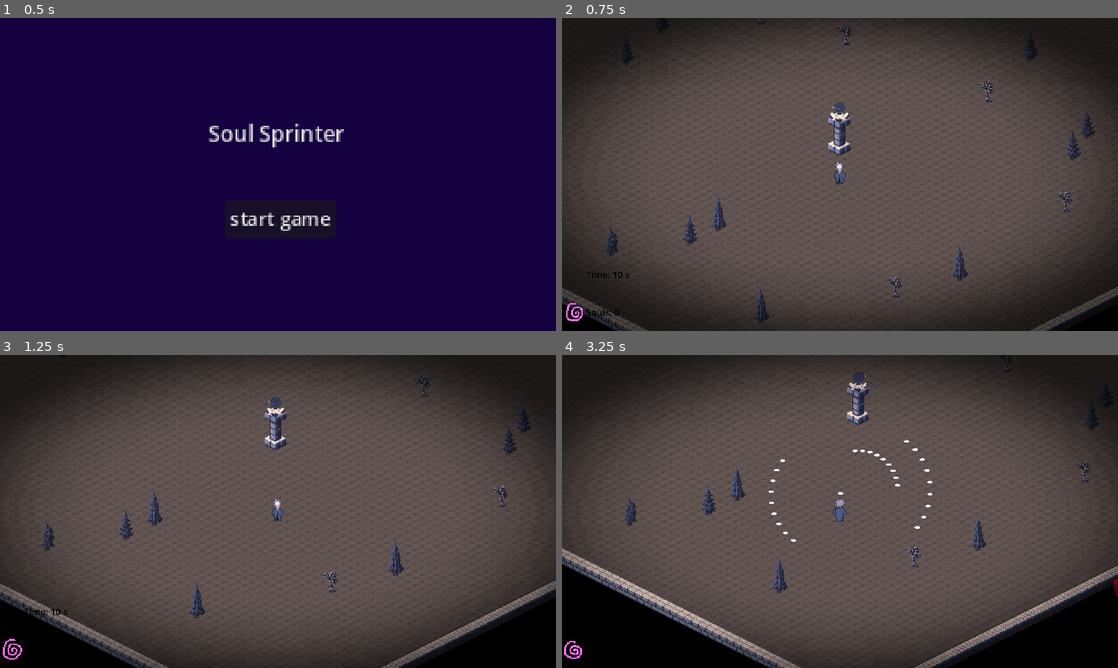
Above: before the commit, frames 1-4 (two rows, left to right).
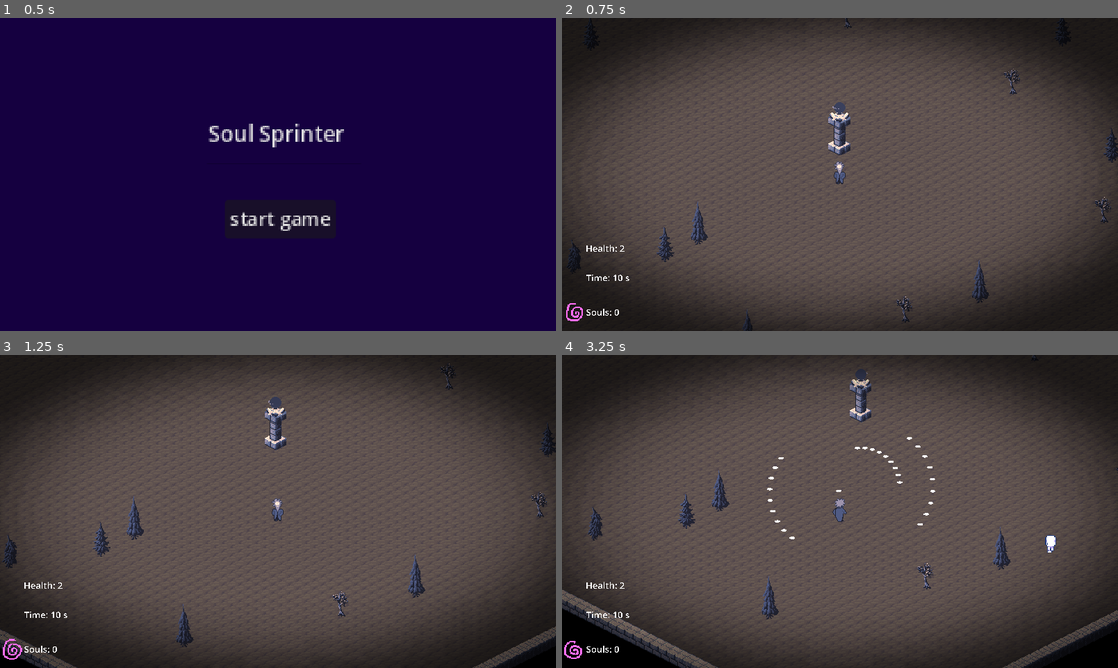
Above: after the commit, the same moments.

Repository: kedrickfudala/NecromancerGame
Game: Godot game, scene res://homescreen.tscn
Same seed, same stepped clock (60 frames per second), same inputs: the game is played once before the commit and once after it.
Inputs (mouse positions are in pixels of both pictures, inside the frame that each line leads up to):
- Up to frame 1 (0.5 s): no input
- Up to frame 2 (0.75 s): click "start game" at 0.5 s
- Up to frame 3 (1.25 s): no input
- Up to frame 4 (3.25 s): move the mouse to (962, 495) at 1.27 s; right-click (962, 495) at 1.35 s; move the mouse to (728, 527) at 2.02 s; click (728, 527) at 2.1 s; right-click (728, 527) at 2.3 s; move the mouse to (895, 442) at 2.77 s; right-click (895, 442) at 2.85 s

Frame 1 is identical in both runs. In frame 2, 3.8% of the frame differs, in the area x 0-100%, y 0-100%; in frame 3, 9.3%; in frame 4, 13%.

Commit message:
final commit for jam

Diff:
--- a/door.gd
+++ b/door.gd
@@ -21,4 +21,6 @@
 
 	if global_position.distance_to(player.global_position) < 100 and player.total_souls >= 10 and player.alive:
 		print("You win!")
+		player.overlay.resultText.text = ("You WIN!")
+		player.result = 1
 		get_tree().paused = true
--- a/enemy_spawner.gd
+++ b/enemy_spawner.gd
@@ -1,6 +1,6 @@
 extends StaticBody2D
 
-@export var radius : int
+@export var radius : int = 1600
 @export var speed : int
 @onready var timer = $Timer
 @onready var x = 0
--- a/enemy_spawner.tscn
+++ b/enemy_spawner.tscn
@@ -11,7 +11,6 @@
 collision_layer = 64
 collision_mask = 64
 script = ExtResource("1_jj1me")
-radius = 1900
 speed = 1
 
 [node name="Sprite2D" type="Sprite2D" parent="."]
--- a/enemy_test.gd
+++ b/enemy_test.gd
@@ -21,8 +21,11 @@
 	move_and_slide()
 
 	animation += 1
-	var angle = atan2(-(player.global_position.y - global_position.y), player.global_position.x - global_position.x)
-	print(angle)
+	angle = atan2(-(player.global_position.y - global_position.y), player.global_position.x - global_position.x)
+	#print(angle)
+	if !player.alive:
+		if angle > 0: angle -= PI
+		else: angle += PI
 	if angle > -5*PI/8 and angle < - 3*PI/8: direction = 3
 	elif angle > -7*PI/8 and angle < -5*PI/8: direction = 4
 	elif (angle > -PI and angle < -7*PI/8) or angle > 7*PI/8 and angle < PI: direction = 5
@@ -39,6 +42,7 @@
 		else:
 			cur_frame = 0
 	sprite.frame = direction + (cur_frame*8)
+	#print(cur_frame)
 
 func die():
 	var body_inst = body.instantiate()
--- a/enemy_test.tscn
+++ b/enemy_test.tscn
@@ -4,10 +4,10 @@
 [ext_resource type="Texture2D" uid="uid://bsn5e2acxwmkt" path="res://Small-8-Direction-Characters_by_AxulArt.png" id="2_0a1ua"]
 
 [sub_resource type="RectangleShape2D" id="RectangleShape2D_p0two"]
-size = Vector2(112, 126.031)
+size = Vector2(87, 99)
 
 [sub_resource type="RectangleShape2D" id="RectangleShape2D_5drff"]
-size = Vector2(112, 126)
+size = Vector2(87, 99)
 
 [node name="enemyTest" type="CharacterBody2D"]
 z_index = 4
@@ -16,8 +16,7 @@
 speed = 150
 
 [node name="Sprite2D" type="Sprite2D" parent="."]
-modulate = Color(0.686275, 0.0509804, 0.164706, 1)
-position = Vector2(0, -50)
+position = Vector2(0, -73)
 scale = Vector2(6, 6)
 texture = ExtResource("2_0a1ua")
 hframes = 8
@@ -32,7 +31,7 @@
 collision_mask = 16
 
 [node name="CollisionShape2D" type="CollisionShape2D" parent="Hurtbox"]
-position = Vector2(2, -48)
+position = Vector2(3.5, -25.5)
 shape = SubResource("RectangleShape2D_p0two")
 
 [node name="Hitbox" type="Area2D" parent="."]
@@ -40,7 +39,7 @@
 collision_mask = 2
 
 [node name="CollisionShape2D" type="CollisionShape2D" parent="Hitbox"]
-position = Vector2(2, -48)
+position = Vector2(4.5, -25.5)
 shape = SubResource("RectangleShape2D_5drff")
 
 [connection signal="area_entered" from="Hurtbox" to="." method="_on_hurtbox_area_entered"]
--- a/level.tscn
+++ b/level.tscn
@@ -108,7 +108,7 @@
 
 [node name="TileMap" type="TileMap" parent="."]
 y_sort_enabled = true
-scale = Vector2(3, 3)
+scale = Vector2(3.5, 3.5)
 tile_set = SubResource("TileSet_bjusa")
 format = 2
 layer_0/name = "Background"
--- a/overlay.gd
+++ b/overlay.gd
@@ -2,6 +2,8 @@
 
 @onready var soulsText = $Label
 @onready var timerText = $Label2
+@onready var healthText = $Label3
+@onready var resultText = $Label4
 @onready var sprite = $soulsSprite
 @onready var player = get_tree().get_root().get_node("MainScene/Player")
 
@@ -11,6 +13,7 @@
 func _process(_delta):
 	soulsText.text = ("Souls: " + str(player.total_souls))
 	timerText.text = ("Time: " + str(snapped(timer.time_left, 0.1)) + " s")
+	healthText.text = ("Health: " + str(player.cur_health / 50))
 
 	animation += 1
 	if animation == 3:
--- a/overlay.tscn
+++ b/overlay.tscn
@@ -21,19 +21,35 @@
 offset_left = 400.0
 offset_right = 1400.0
 offset_bottom = 648.0
-theme_override_colors/font_color = Color(0, 0, 0, 1)
 theme_override_font_sizes/font_size = 150
 text = "Souls: 0 / 0"
 vertical_alignment = 1
 
 [node name="Label2" type="Label" parent="."]
-modulate = Color(0, 0, 0, 1)
 layout_mode = 0
 offset_left = 400.0
-offset_top = -648.0
+offset_top = -591.667
 offset_right = 1400.0
+offset_bottom = 56.3335
 theme_override_font_sizes/font_size = 150
 text = "Time: 10.00 s"
+vertical_alignment = 1
+
+[node name="Label3" type="Label" parent="."]
+offset_left = 392.0
+offset_top = -1100.0
+offset_right = 1392.0
+offset_bottom = -452.0
+theme_override_font_sizes/font_size = 150
+text = "Health: 2"
+vertical_alignment = 1
+
+[node name="Label4" type="Label" parent="."]
+offset_left = 4312.0
+offset_top = -3175.0
+offset_right = 6528.0
+offset_bottom = -1125.0
+theme_override_font_sizes/font_size = 150
 vertical_alignment = 1
 
 [node name="soulsSprite" parent="." instance=ExtResource("2_vq0j2")]
--- a/player.gd
+++ b/player.gd
@@ -20,10 +20,12 @@
 @onready var cur_frame: int = 0
 @onready var direction: int = 0
 @onready var color_mod = Color(1, 1, 1, 1)
+@onready var result = 0
 
 @onready var trail : PackedScene = preload("res://trail.tscn")
 @onready var body : PackedScene = preload("res://player_body.tscn")
 @onready var floater : PackedScene = preload("res://floating_soul.tscn")
+@onready var overlay = get_tree().get_root().get_node("MainScene/CanvasLayer/overlay")
 
 func _ready():
 	global_position = to_global(Vector2(0, 0))
@@ -47,7 +49,7 @@
 				create_trail()
 				trail_timer.start()
 		if Input.is_action_just_pressed("right_click"):
-			boost = -1700
+			boost = -1800
 			var launch = create_trail()
 			launch.launched = true
 			for i in range(4):
@@ -67,13 +69,14 @@
 
 	if ghost_timer.is_stopped():
 		print("game over")
+		overlay.resultText.text = ("Game OVER!")
 		get_tree().paused = true
 
 	boost *= 0.95
 
 	animation += 1
 	var angle = atan2(-(get_global_mouse_position().y - global_position.y), get_global_mouse_position().x - global_position.x)
-	print(angle)
+	#print(angle)
 	if angle > -5*PI/8 and angle < - 3*PI/8: direction = 0
 	elif angle > -7*PI/8 and angle < -5*PI/8: direction = 3
 	elif (angle > -PI and angle < -7*PI/8) or angle > 7*PI/8 and angle < PI: direction = 6
--- a/trail.gd
+++ b/trail.gd
@@ -6,7 +6,7 @@
 @onready var direction
 @onready var angle = 0
 
-func _process(delta):
+func _process(_delta):
 	if launched:
 		if !first:
 			direction = (get_global_mouse_position()-global_position).normalized()
